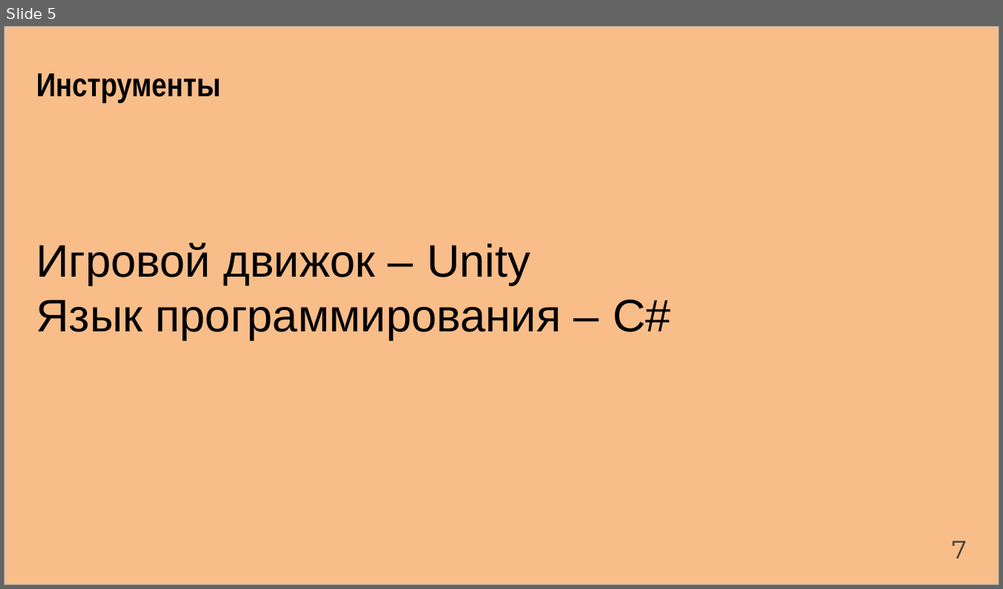
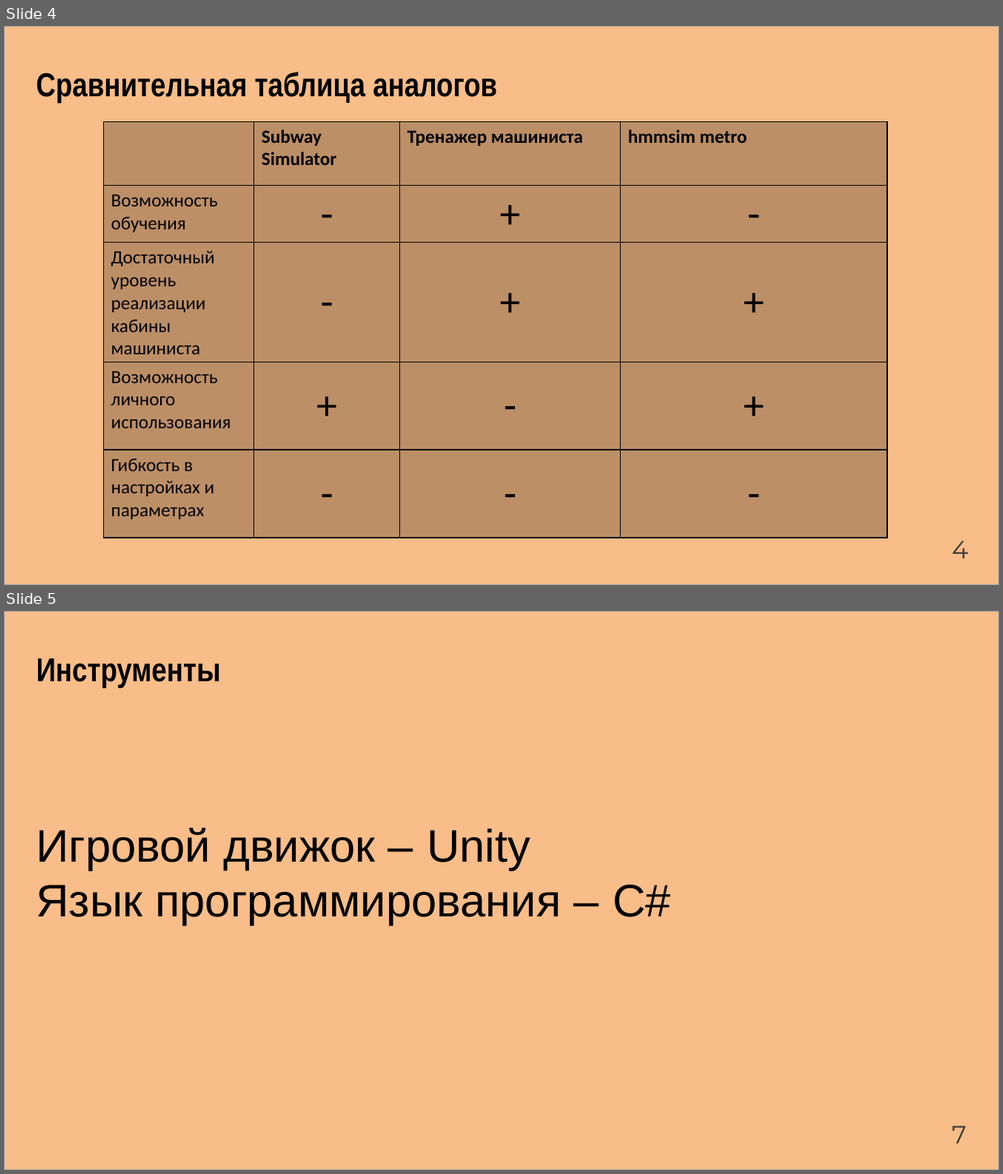
Before and after one commit to Artemor31/Files, a slide deck: Готовые части/NormPreza.pptx. Shown one above the other, each under a label of ours: slide 5 before the commit, slides 4 and 5 after it. The pictures are 1003x589 and 1003x1174 pixels, drawn with LibreOffice and Linux fonts; fonts in the diff are those of the drawing. Boxes give left, top, right and bottom in pixels: in the first picture for what was removed or moved away, otherwise in the second. Text is boxed around its words. In the diff, an @@ line names an element or a change of style, - is before the commit and + after.

```diff
--- a/Готовые части/NormPreza.pptx
+++ b/Готовые части/NormPreza.pptx
@@ slide 4 added at (4, 26, 999, 585), background #FFFFFF @@
@@ rectangle added at (4, 26, 999, 585), fill #F8BD88, outline #A3A3A3 1 pt @@
@@ text added at (36, 72, 497, 103), 32 pt, text #000000, bold @@
+Сравнительная таблица аналогов
@@ table added at (104, 121, 888, 538), 5 rows, 4 columns @@
+ | Subway Simulator | Тренажер машиниста | hmmsim metro
+Возможность обучения | - | + | -
+Достаточный уровень реализации кабины машиниста | - | + | +
+Возможность личного использования | + | - | +
+Гибкость в настройках и параметрах | - | - | -
@@ text added at (951, 541, 967, 559), 24 pt, text #3A3A3A @@
+4
```
Also in this commit, not shown: 10 slides changed, 1 other slide added, 3 slides removed, 1 other file.
